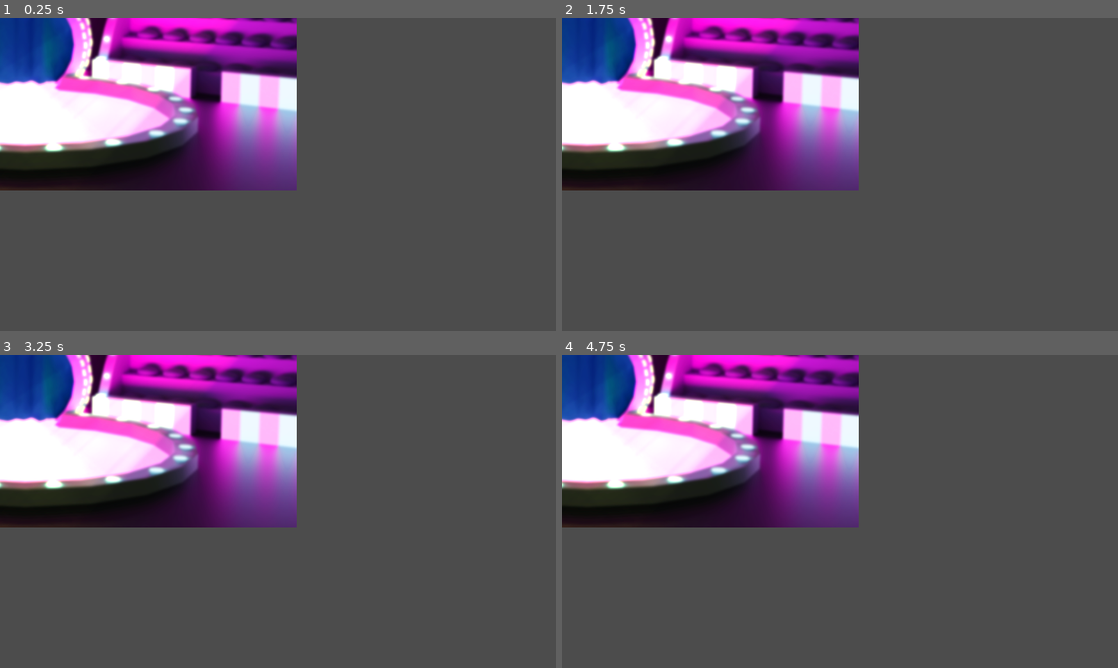
Above: before the commit, frames 1-4 (two rows, left to right).
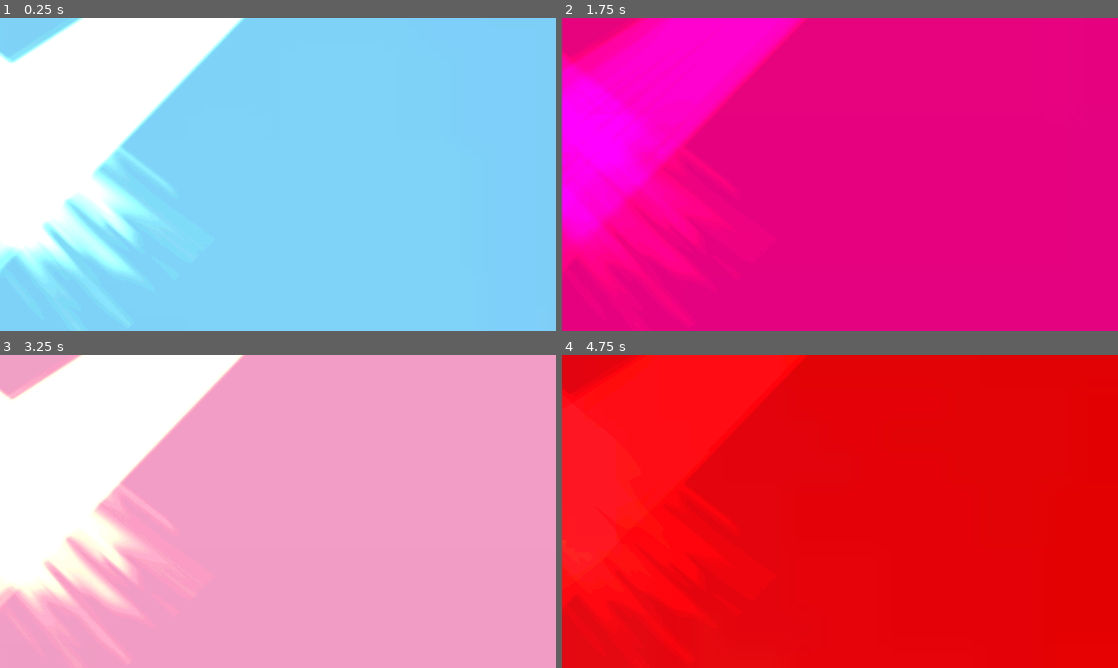
Above: after the commit, the same moments.

Repository: Laxingo/Cyber-circus-2
Game: Godot game, scene res://scenes/luzes.tscn
Same seed, same stepped clock (60 frames per second), same inputs: the game is played once before the commit and once after it. The project has no main scene, so this scene is started directly.
Inputs:
- Up to frame 1 (0.25 s): no input
- Up to frame 2 (1.75 s): no input
- Up to frame 3 (3.25 s): no input
- Up to frame 4 (4.75 s): no input

The runs differ from the first frame. In frame 1, 95% of the frame differs, in the area x 0-100%, y 0-100%; in frame 2, 100%; in frame 3, 95%; in frame 4, 100%.

Commit message:
trolei um bocado agora

Diff:
--- a/scenes/luzes.tscn
+++ b/scenes/luzes.tscn
@@ -1,7 +1,12 @@
-[gd_scene load_steps=7 format=2]
+[gd_scene load_steps=13 format=2]
 
 [ext_resource path="res://Imagens/UI/fundo.png" type="Texture" id=1]
 [ext_resource path="res://Imagens/Simbolos/luz.png" type="Texture" id=2]
+[ext_resource path="res://Imagens/particulas/red.png" type="Texture" id=3]
+[ext_resource path="res://Imagens/particulas/hotpink.png" type="Texture" id=4]
+[ext_resource path="res://Imagens/particulas/blue.png" type="Texture" id=5]
+[ext_resource path="res://Imagens/particulas/pink.png" type="Texture" id=6]
+[ext_resource path="res://Imagens/particulas/yellow.png" type="Texture" id=7]
 
 [sub_resource type="Animation" id=1]
 length = 0.001
@@ -260,6 +265,19 @@
 "values": [ 50.1858, 120.099, 50.1858, 120.099, 50.1858 ]
 }
 
+[sub_resource type="AnimatedTexture" id=5]
+flags = 4
+frames = 5
+frame_0/texture = ExtResource( 5 )
+frame_1/texture = ExtResource( 4 )
+frame_1/delay_sec = 0.0
+frame_2/texture = ExtResource( 6 )
+frame_2/delay_sec = 0.0
+frame_3/texture = ExtResource( 3 )
+frame_3/delay_sec = 0.0
+frame_4/texture = ExtResource( 7 )
+frame_4/delay_sec = 0.0
+
 [node name="luzes" type="Node2D"]
 
 [node name="Fundo" type="Sprite" parent="."]
@@ -268,7 +286,7 @@
 
 [node name="Light2D" type="Light2D" parent="."]
 position = Vector2( 416, 167 )
-rotation = 0.875908
+rotation = 0.875907
 scale = Vector2( 2.21001, 4.92555 )
 texture = ExtResource( 2 )
 color = Color( 0.964706, 0.952941, 0.231373, 1 )
@@ -277,7 +295,7 @@
 
 [node name="Light2D2" type="Light2D" parent="."]
 position = Vector2( -364, 77.9999 )
-rotation = -0.801046
+rotation = -0.801047
 scale = Vector2( 2.21001, 4.92555 )
 texture = ExtResource( 2 )
 color = Color( 0.964706, 0.952941, 0.231373, 1 )
@@ -289,3 +307,15 @@
 anims/luz = SubResource( 2 )
 anims/luzbigwin = SubResource( 3 )
 anims/luzwin = SubResource( 4 )
+
+[node name="CPUParticles2D" type="CPUParticles2D" parent="."]
+position = Vector2( 0, -4 )
+amount = 9
+lifetime = 1.48
+explosiveness = 1.0
+randomness = 0.46
+texture = SubResource( 5 )
+gravity = Vector2( 0.028, 98 )
+initial_velocity = 6.46
+scale_amount = 111.0
+anim_speed = 5.12
Binary file added: Imagens/particulas/blue.png
Binary file added: Imagens/particulas/hotpink.png
Binary file added: Imagens/particulas/pink.png
Binary file added: Imagens/particulas/red.png
Binary file added: Imagens/particulas/yellow.png
